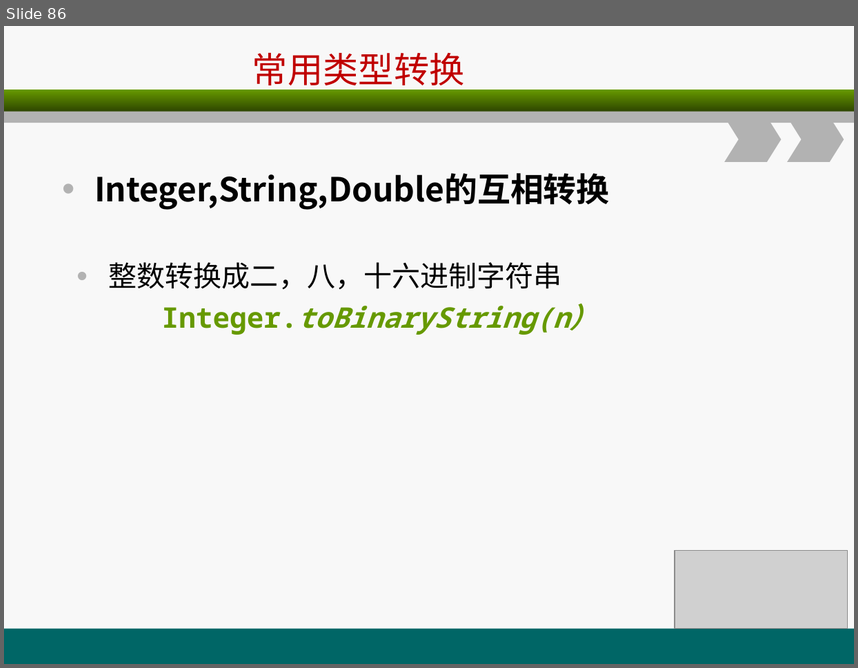
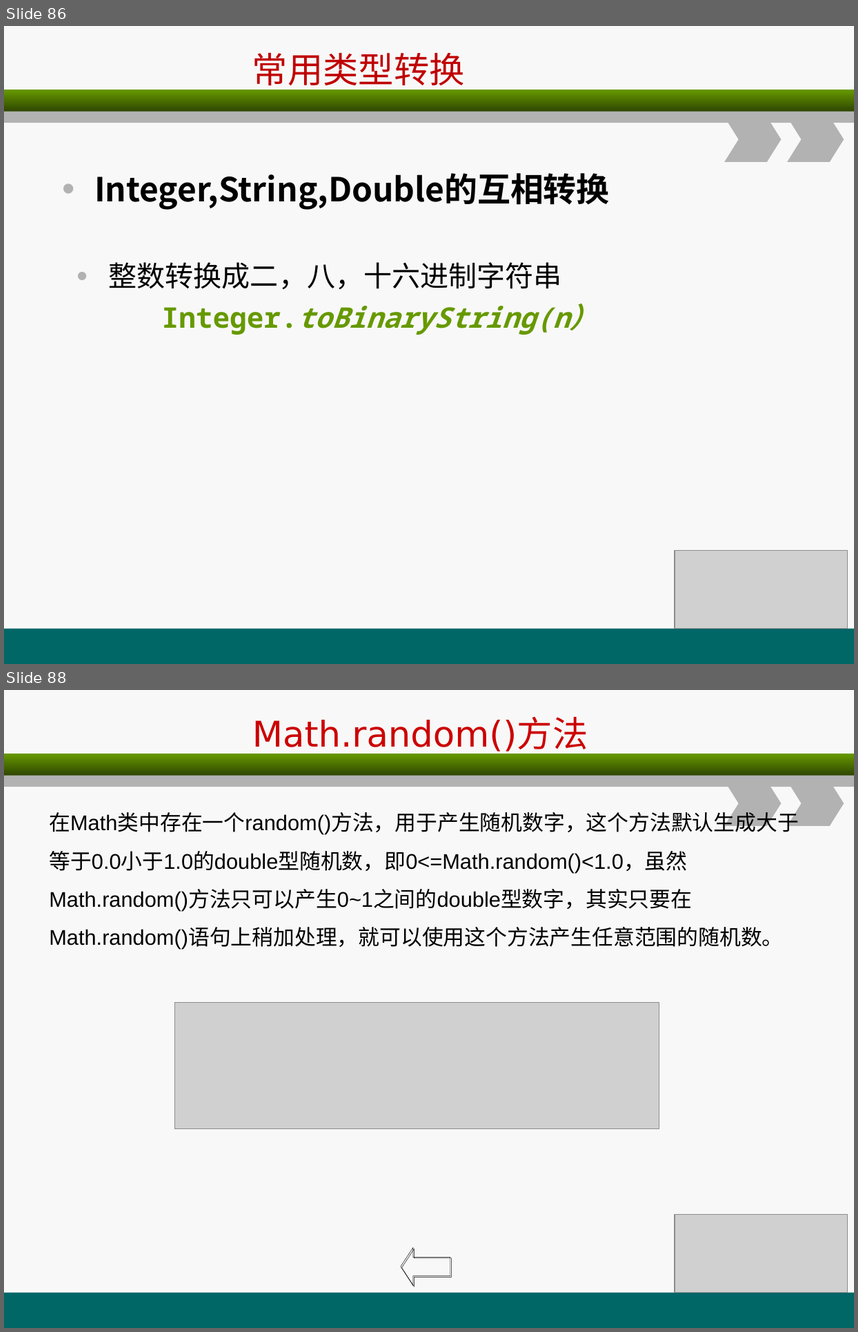
Before and after one commit to christwei/gitDoc, a slide deck: 课件/环宇/java编程基础/A3.ppt. Shown one above the other, each under a label of ours: slide 86 before the commit, slides 86 and 88 after it; the slides between them are not shown. The pictures are 858x668 and 858x1332 pixels, drawn with LibreOffice and Linux fonts; fonts in the diff are those of the drawing; grey boxes stand for pictures. Boxes give left, top, right and bottom in pixels: in the first picture for what was removed or moved away, otherwise in the second. Text is boxed around its words. In the diff, an @@ line names an element or a change of style, - is before the commit and + after.

```diff
--- a/课件/环宇/java编程基础/A3.ppt
+++ b/课件/环宇/java编程基础/A3.ppt
@@ slide 88 added at [4,690,854,1328], background #F8F8F8; not listed: 5 template elements that a slide beside it also shows @@
@@ title added at [252,718,588,751], 30 pt, text #CC0000 @@
+Math.random()方法
@@ text added at [49,809,799,949], 18 pt, text #000000 @@
+在Math类中存在一个random()方法，用于产生随机数字，这个方法默认生成大于等于0.0小于1.0的double型随机数，即0<=Math.random()<1.0，虽然Math.random()方法只可以产生0~1之间的double型数字，其实只要在Math.random()语句上稍加处理，就可以使用这个方法产生任意范围的随机数。
@@ picture added at [175,1002,660,1129] @@
@@ picture added at [675,1214,848,1292] @@
@@ left arrow added at [401,1248,450,1285], outline #000000 0.26 pt @@
```
Also in this commit, not shown: 1 slide changed, 2 other slides added, 2 other files.
